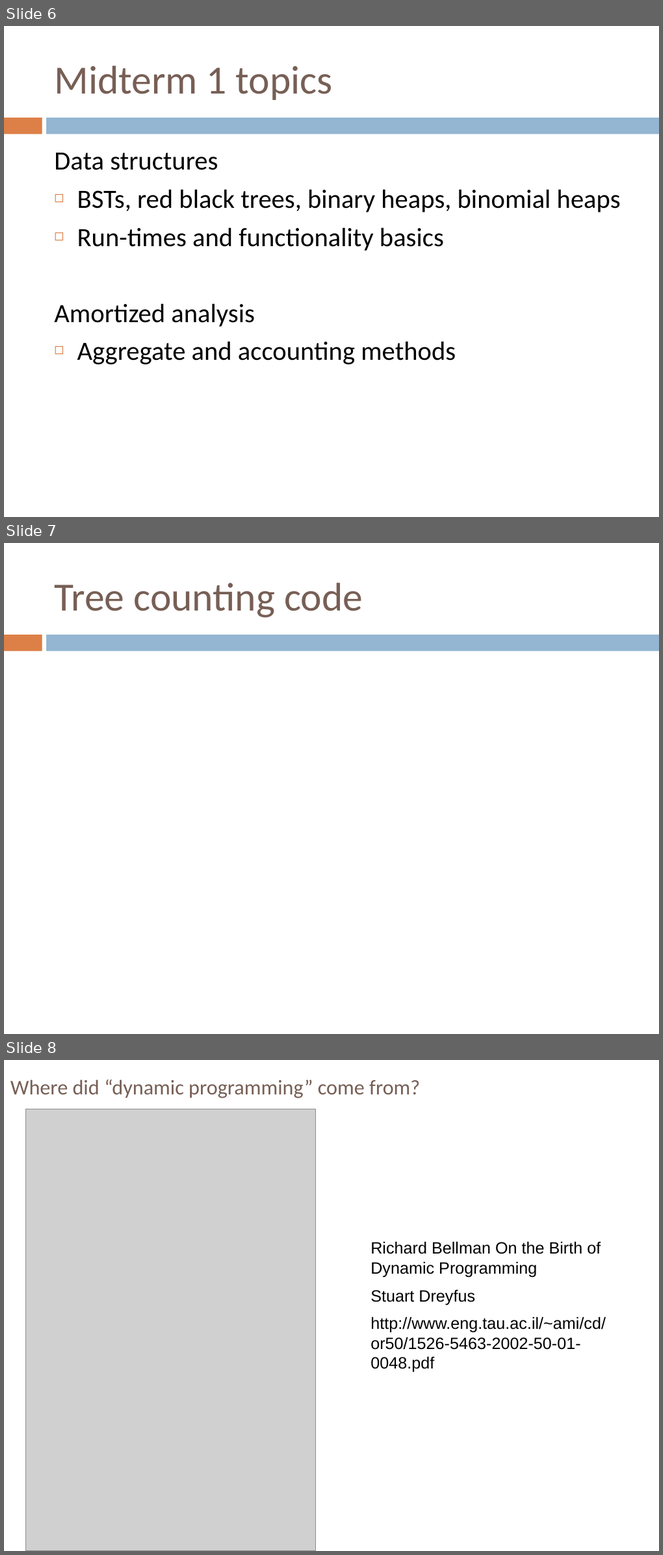
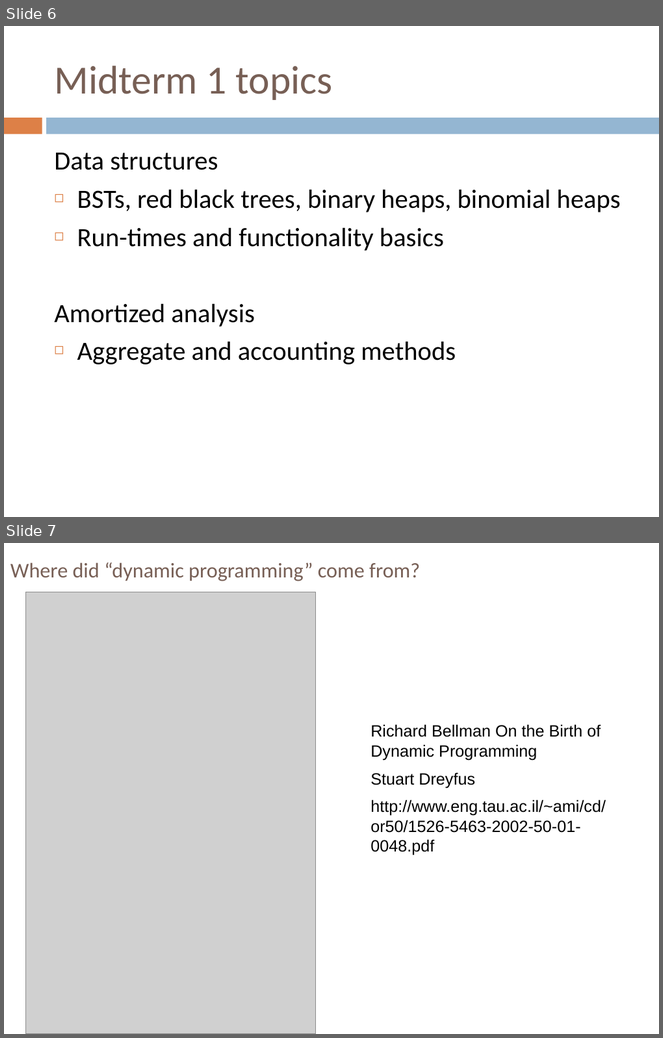
Before and after one commit to Collins-kariuk/Algorithms, a slide deck: Lectures/Lecture 11_Dynamic Programming_More Fun!.pptx. Shown one above the other, each under a label of ours: slides 6, 7 and 8 before the commit, slides 6 and 7 after it. The pictures are 663x1555 and 663x1038 pixels, drawn with LibreOffice and Linux fonts; fonts in the diff are those of the drawing; grey boxes stand for pictures; background and template pictures are left out. Boxes give left, top, right and bottom in pixels: in the first picture for what was removed or moved away, otherwise in the second. Text is boxed around its words. In the diff, an @@ line names an element or a change of style, - is before the commit and + after.

```diff
--- a/Lectures/Lecture 11_Dynamic Programming_More Fun!.pptx
+++ b/Lectures/Lecture 11_Dynamic Programming_More Fun!.pptx
@@ slide 7 removed at (4, 543, 659, 1034), background #FFFFFF; not listed: 2 template elements that a slide beside it also shows @@
@@ title removed at (54, 583, 363, 618) @@
-Tree counting code
@@ what was slide 8 is now slide 7 @@
```
Also in this commit, not shown: 5 slides changed.
